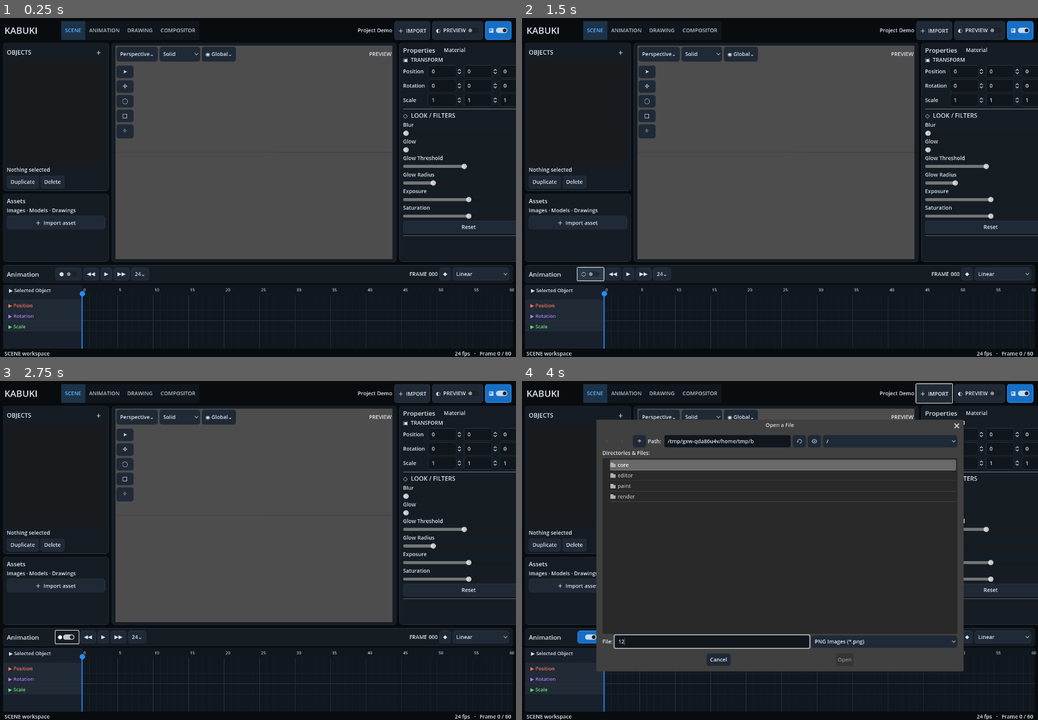
Above: before the commit, frames 1-4 (two rows, left to right).
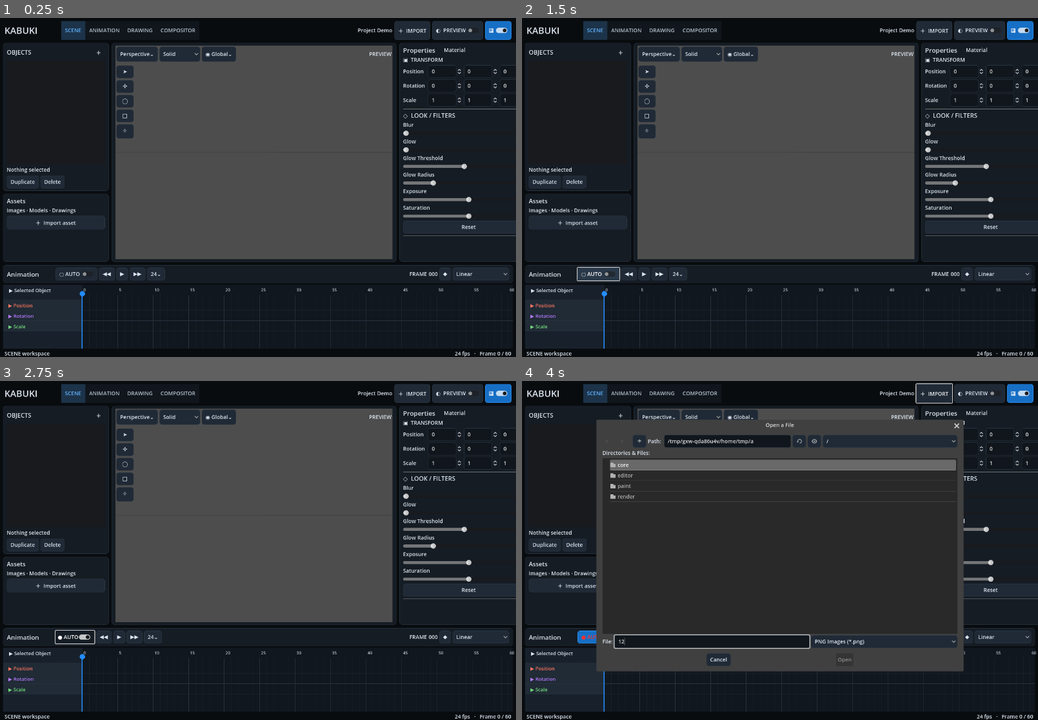
Above: after the commit, the same moments.

Repository: Onnevan/Kabuki
Game: Godot game, scene res://editor/main.tscn
The game is run twice, just before and just after one commit, with the same random seed, the same clock (stepped at 60 frames per second) and the same inputs.
Inputs (mouse positions are in pixels of both pictures, inside the frame that each line leads up to):
- Up to frame 1 (0.25 s): no input
- Up to frame 2 (1.5 s): click "●" (after the commit: "○ AUTO") at 0.5 s; click "●" (after the commit: "● AUTO") at 1.25 s
- Up to frame 3 (2.75 s): click "○" (after the commit: "○ AUTO") at 2 s
- Up to frame 4 (4 s): click "＋ IMPORT" at 2.75 s; click (712, 642) at 3.52 s; type "12" at 3.6 s

The runs differ from the first frame. In frame 1, 0.1% of the frame differs, in the area x 11-32%, y 73-78%; in frame 2, 0.2%; in frame 3, 0.2%, in the area x 11-31%, y 73-78%; in frame 4, less than 0.1%.

Commit message:
Make active AutoKey visibly red

Diff:
--- a/editor/main.gd
+++ b/editor/main.gd
@@ -49,6 +49,7 @@
 	_setup_shading_menu()
 	_setup_add_object_menu()
 	_setup_property_panels()
+	_on_auto_key_toggled(auto_key.button_pressed)
 	camera_rig.setup(camera)
 	gizmo.set_mode(active_tool)
 	_setup_workspace_tabs()
@@ -514,9 +515,11 @@
 			r.material.set_shader_parameter("render_quality", 1.0 if render_preview else 0.0)
 
 func _on_auto_key_toggled(enabled: bool) -> void:
-	%AutoKey.text = "●" if enabled else "○"
-	%AutoKey.add_theme_color_override("font_color", Color("#ff3b3b") if enabled else Color("#dce5ef"))
-	%AutoKey.add_theme_color_override("font_hover_color", Color("#ff5a5a") if enabled else Color.WHITE)
+	%AutoKey.text = "● AUTO" if enabled else "○ AUTO"
+	%AutoKey.add_theme_color_override("font_color", Color("#ff3030") if enabled else Color("#dce5ef"))
+	%AutoKey.add_theme_color_override("font_hover_color", Color("#ff3030") if enabled else Color.WHITE)
+	%AutoKey.add_theme_color_override("font_pressed_color", Color("#ff3030") if enabled else Color.WHITE)
+	%AutoKey.add_theme_color_override("font_focus_color", Color("#ff3030") if enabled else Color("#dce5ef"))
 
 func _flash_key_button() -> void:
 	%Key.text = "● KEY"
